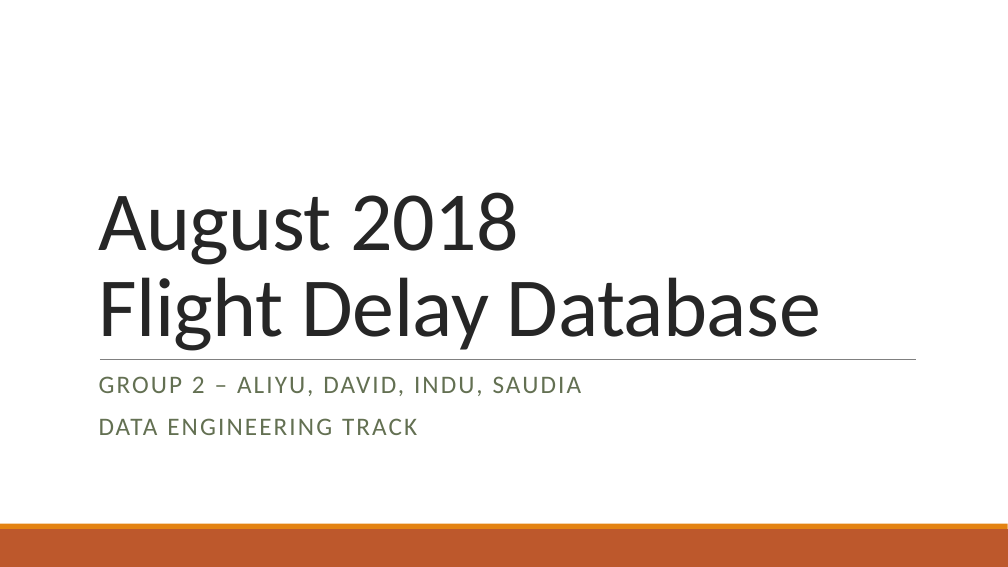
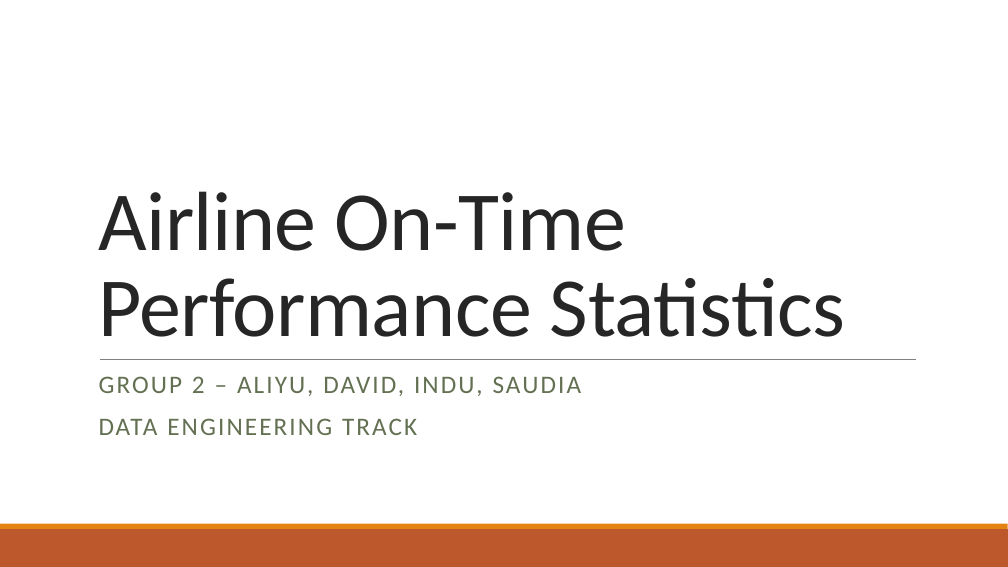
Before and after one commit to DKogge/airport, a slide deck: slide 1 of August 2018.pptx. Drawn at 1008x567 pixels with LibreOffice and Linux fonts; fonts in the diff are those of the drawing. Boxes give left, top, right and bottom in pixels: in the first picture for what was removed or moved away, otherwise in the second. Text is boxed around its words. In the diff, an @@ line names an element or a change of style, - is before the commit and + after.

```diff
--- a/August 2018.pptx
+++ b/August 2018.pptx
@@ title at [98,191,845,337]: text changed @@
-August 2018
-Flight Delay Database
+Airline On-Time Performance Statistics
```
Also in this commit, not shown: 1 other slide changed, 1 slide added, 2 other files.
